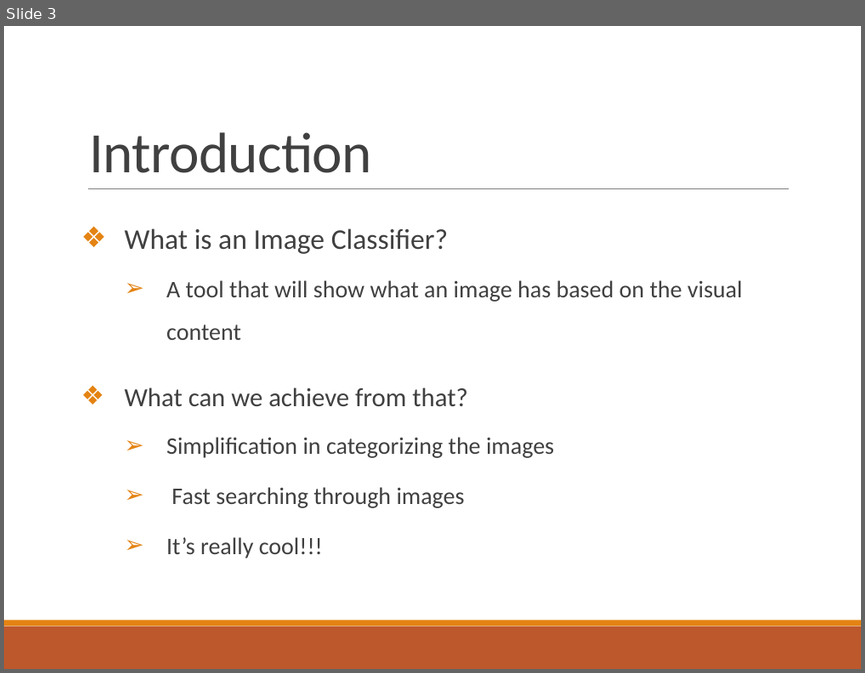
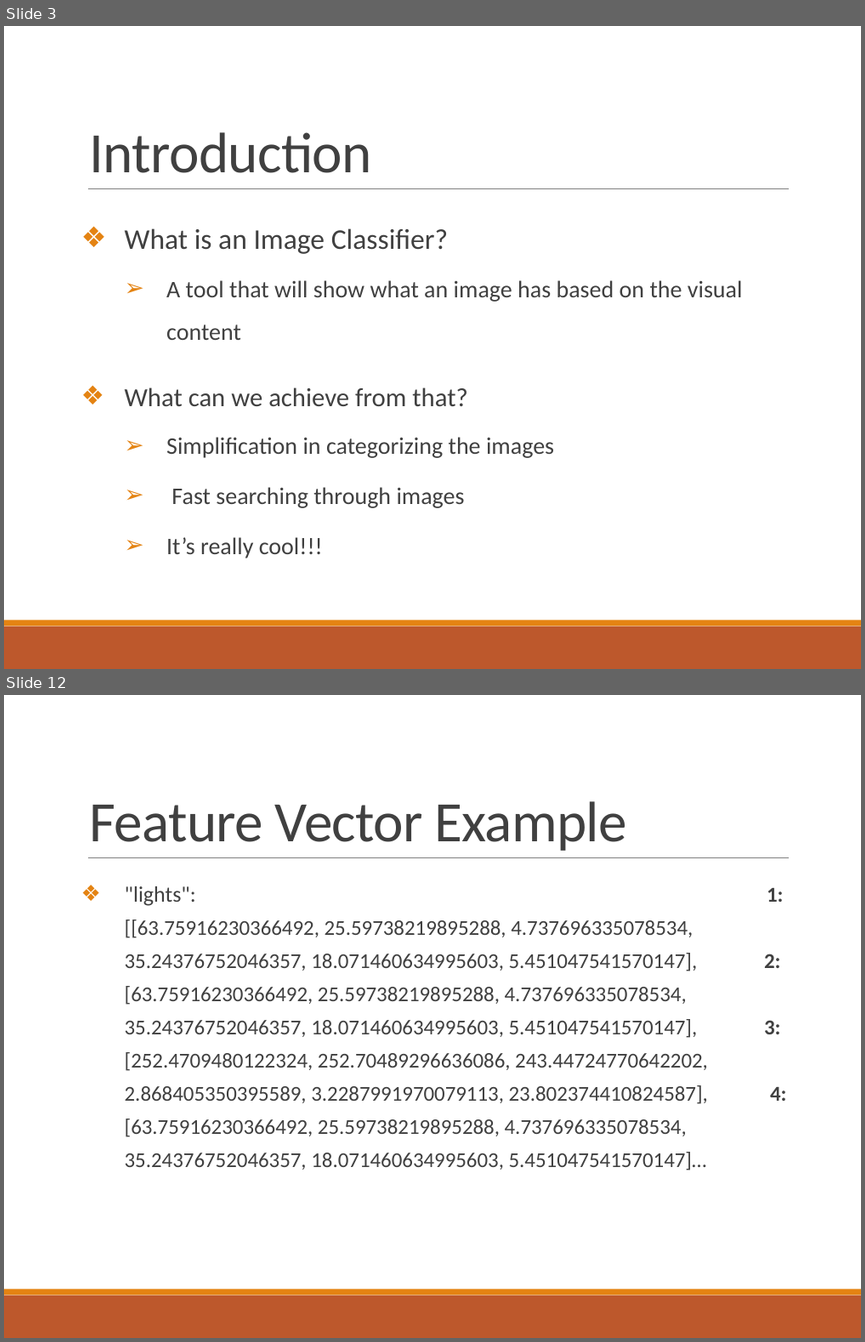
Before and after one commit to somyamohanty/Pixel_Dawgs, a slide deck: Final Presentation.pptx. Shown one above the other, each under a label of ours: slide 3 before the commit, slides 3 and 12 after it; the slides between them are not shown. The pictures are 865x673 and 865x1342 pixels, drawn with LibreOffice and Linux fonts; fonts in the diff are those of the drawing. Boxes give left, top, right and bottom in pixels: in the first picture for what was removed or moved away, otherwise in the second. Text is boxed around its words. In the diff, an @@ line names an element or a change of style, - is before the commit and + after.

```diff
--- a/Final Presentation.pptx
+++ b/Final Presentation.pptx
@@ slide 12 added at box(4, 695, 861, 1338), background #FFFFFF; not listed: 3 template elements that a slide beside it also shows @@
@@ title added at box(90, 801, 627, 851), 48 pt, text #404040 @@
+Feature Vector Example
@@ text added at box(125, 886, 783, 1170), 17.8 pt, text #404040 @@
+❖ "lights": 1: [[63.75916230366492, 25.59738219895288, 4.737696335078534, 35.24376752046357, 18.071460634995603, 5.451047541570147], 2: [63.75916230366492, 25.59738219895288, 4.737696335078534, 35.24376752046357, 18.071460634995603, 5.451047541570147], 3: [252.4709480122324, 252.70489296636086, 243.44724770642202, 2.868405350395589, 3.2287991970079113, 23.802374410824587], 4: [63.75916230366492, 25.59738219895288, 4.737696335078534, 35.24376752046357, 18.071460634995603, 5.451047541570147]…
```
Also in this commit, not shown: 4 slides changed, 12 other slides added, 2 other files.
